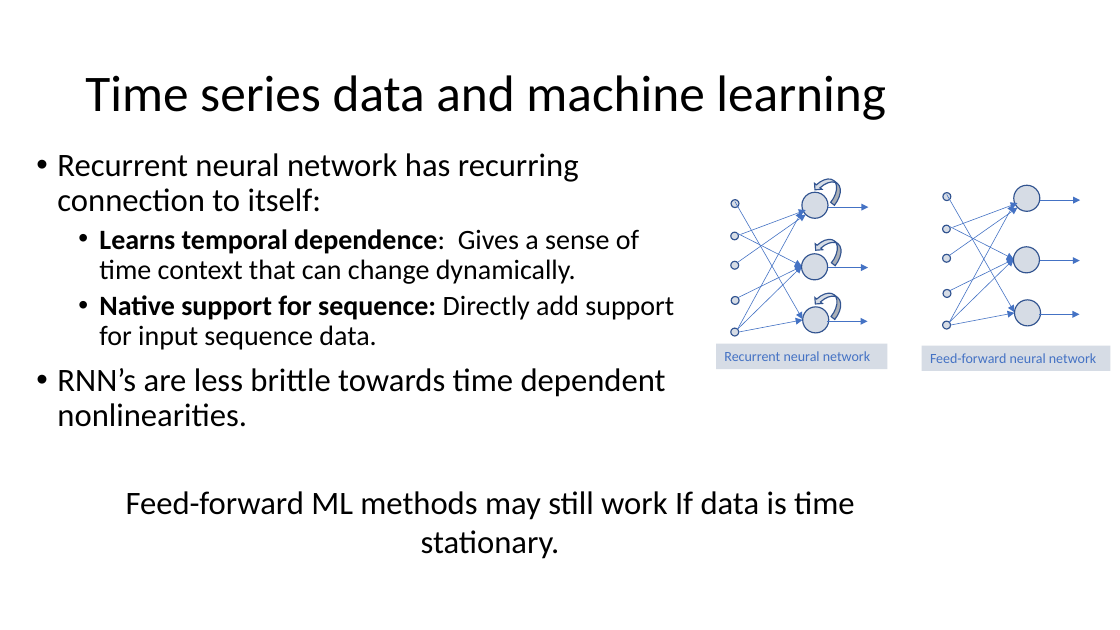
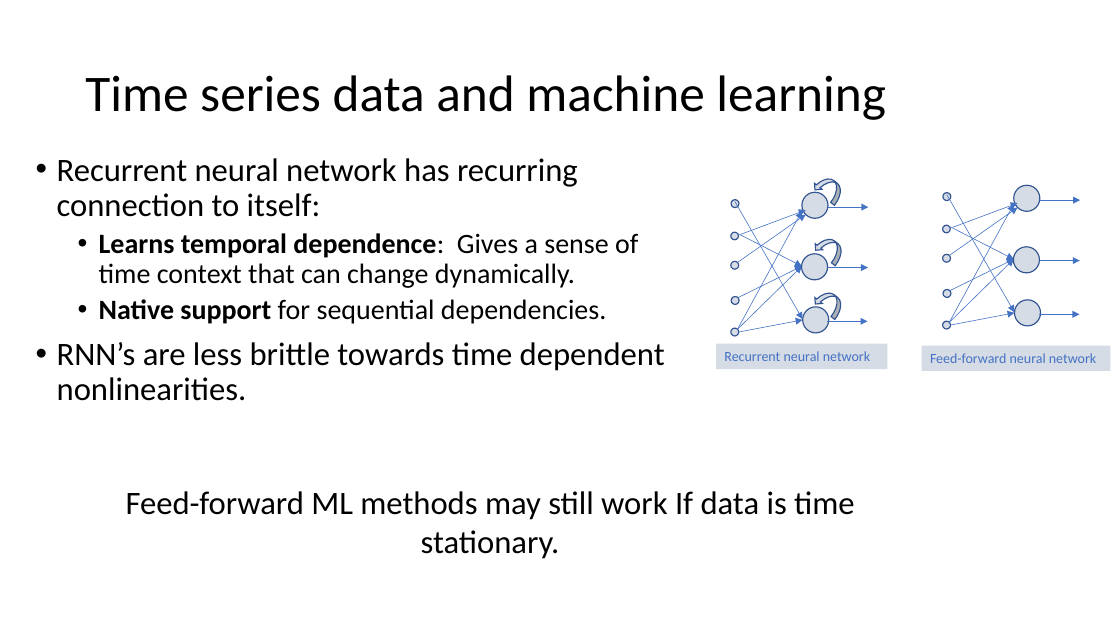
Before and after one commit to Axbit/ml-iot-showcases, a slide deck: slide 13 of PredictiveMaintenance/Predictive maintenance.pptx (slide 11 before the commit). Drawn at 1120x630 pixels with LibreOffice and Linux fonts; fonts in the diff are those of the drawing. Boxes give left, top, right and bottom in pixels: in the first picture for what was removed or moved away, otherwise in the second. Text is boxed around its words. In the diff, an @@ line names an element or a change of style, - is before the commit and + after.

```diff
--- a/PredictiveMaintenance/Predictive maintenance.pptx
+++ b/PredictiveMaintenance/Predictive maintenance.pptx
@@ text at [99, 299, 606, 324]: text changed @@
-  • Native support for sequence: Directly add support for input sequence data.
+  • Native support for sequential dependencies.
```
Also in this commit, not shown: 5 other slides changed, 2 slides added.
